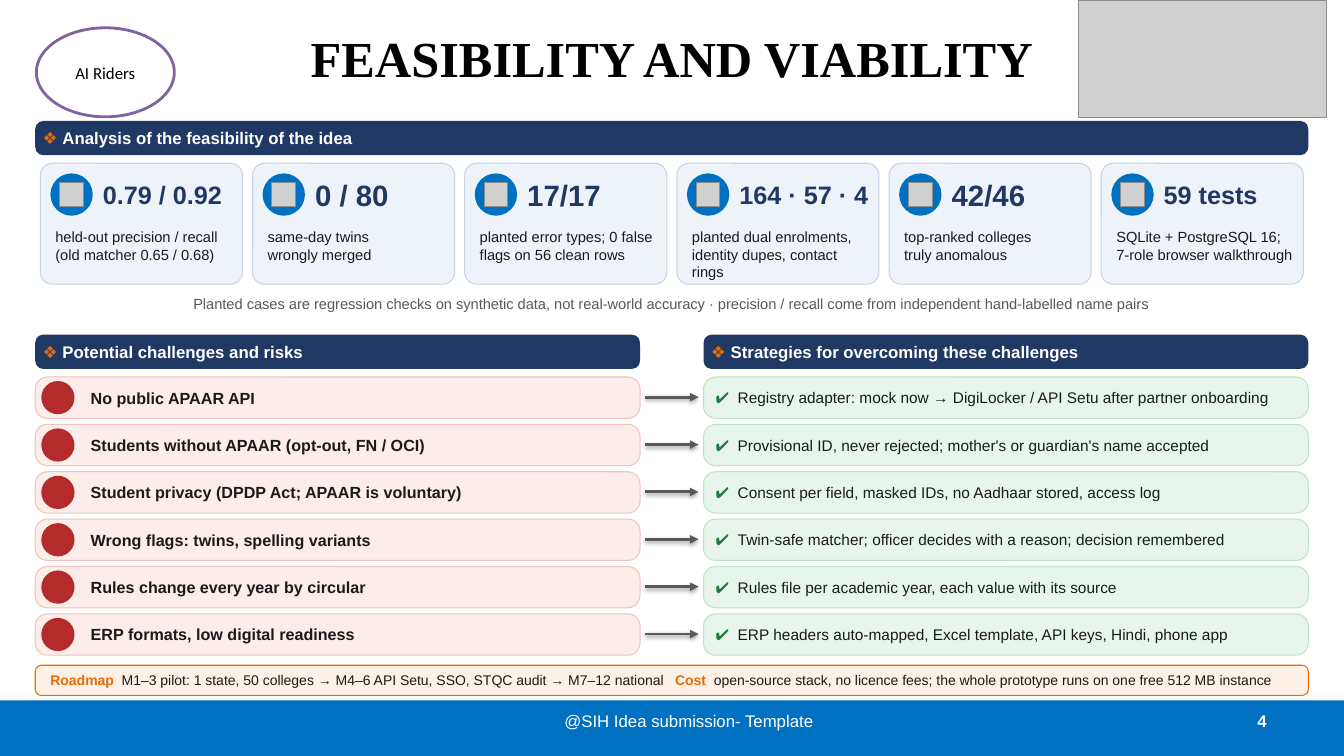
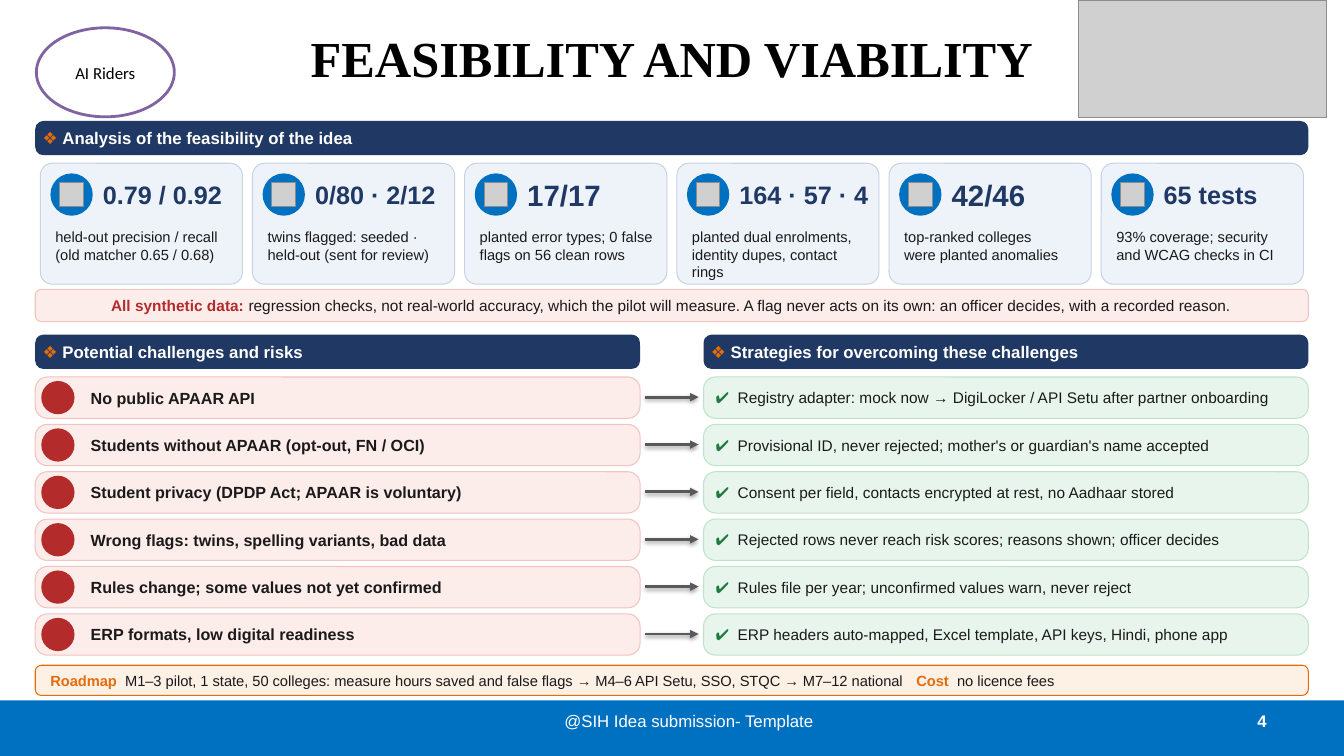
Before and after one commit to Pulkitkh/VidyaPramaan, a slide deck: slide 4 of ppt/SIH26263_AI_Riders_Idea.pptx. Drawn at 1344x756 pixels with LibreOffice and Linux fonts; fonts in the diff are those of the drawing; grey boxes stand for pictures; background and template pictures are left out. Boxes give left, top, right and bottom in pixels: in the first picture for what was removed or moved away, otherwise in the second. Text is boxed around its words. In the diff, an @@ line names an element or a change of style, - is before the commit and + after.

Commit message:
Deck: answer the review point by point
- What is new, stated against APAAR, NAD / DigiLocker and ABC
- Built / Simulated / Planned line, so no mock reads as a live integration
- Penalty arithmetic shown (42 x 11 lakh x 5 = 23.1 crore)
- Overstatements removed (live, before any fine, instant, within minutes)
- Held-out twin result shown next to the seeded one; synthetic data and
  officer-decides stated on the feasibility slide
- Unconfirmed rule values marked warn-only; benefits marked expected,
  with pilot measures in the roadmap
- Comparison ticks tied to tests; larger minimum text sizes
- Evidence file (coverage, accessibility) feeds the deck; screenshots refreshed

```diff
--- a/ppt/SIH26263_AI_Riders_Idea.pptx
+++ b/ppt/SIH26263_AI_Riders_Idea.pptx
@@ text at (315,185,435,205): text changed; size 21 to 18 pt @@
-0 / 80
+0/80 · 2/12
@@ text at (1164,186,1258,205): text changed @@
-59 tests
+65 tests
@@ text at (268,231,429,263): text changed @@
-same-day twins
-wrongly merged
+twins flagged: seeded ·
+held-out (sent for review)
@@ text at (904,231,1059,263): text changed @@
-top-ranked colleges
-truly anomalous
+top-ranked colleges
+were planted anomalies
@@ text at (1116,231,1274,260): text changed @@
-SQLite + PostgreSQL 16;
-7-role browser walkthrough
+93% coverage; security
+and WCAG checks in CI
@@ rounded rectangle "All synthetic data: regression checks, ...": place and size @@
-rounded rectangle "All synthetic data: regression checks, ..." at (193,298,1149,312)
+rounded rectangle "All synthetic data: regression checks, ..." at (35,289,1309,322)
@@ rounded rectangle "All synthetic data: regression checks, ..." at (35,289,1309,322): fill none to #FCECEA; outline none to #F0C4C0 0.75 pt @@
@@ text in rounded rectangle at (111,300,1230,314): text changed; size 10.5 to 11 pt; text colour #595959 to #1A1A1A @@
-Planted cases are regression checks on synthetic data, not real-world accuracy · precision / recall come from independent hand-labelled name pairs
+All synthetic data: regression checks, not real-world accuracy, which the pilot will measure. A flag never acts on its own: an officer decides, with a recorded reason.
@@ text at (738,487,1174,501): text changed @@
-✔ Consent per field, masked IDs, no Aadhaar stored, access log
+✔ Consent per field, contacts encrypted at rest, no Aadhaar stored
@@ text at (91,534,446,550): text changed @@
-Wrong flags: twins, spelling variants
+Wrong flags: twins, spelling variants, bad data
@@ text at (738,534,1219,548): text changed @@
-✔ Twin-safe matcher; officer decides with a reason; decision remembered
+✔ Rejected rows never reach risk scores; reasons shown; officer decides
@@ text at (91,581,442,597): text changed @@
-Rules change every year by circular
+Rules change; some values not yet confirmed
@@ text at (738,582,1131,596): text changed @@
-✔ Rules file per academic year, each value with its source
+✔ Rules file per year; unconfirmed values warn, never reject
@@ text at (50,675,1055,689): text changed; size 10 to 10.5 pt @@
-Roadmap M1–3 pilot: 1 state, 50 colleges → M4–6 API Setu, SSO, STQC audit → M7–12 national Cost open-source stack, no licence fees; the whole prototype runs on one free 512 MB instance
+Roadmap M1–3 pilot, 1 state, 50 colleges: measure hours saved and false flags → M4–6 API Setu, SSO, STQC → M7–12 national Cost no licence fees
```
Also in this commit, not shown: 4 other slides changed, 33 other files.
